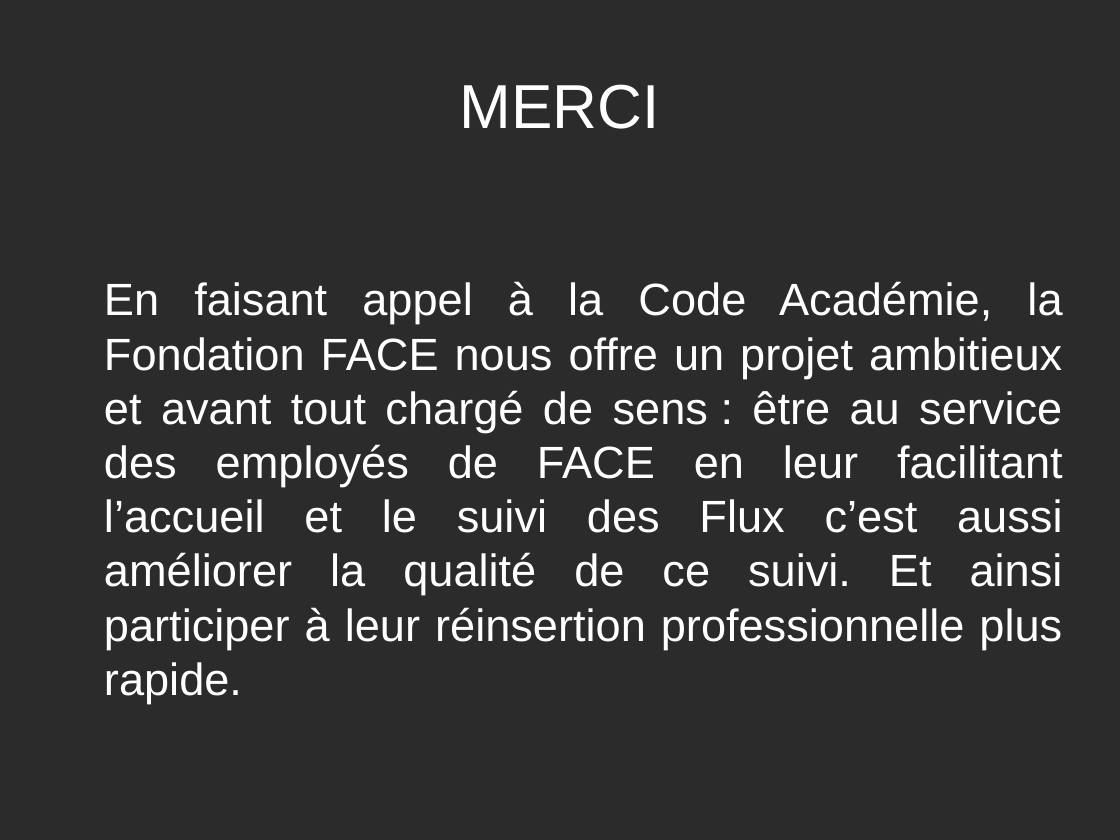
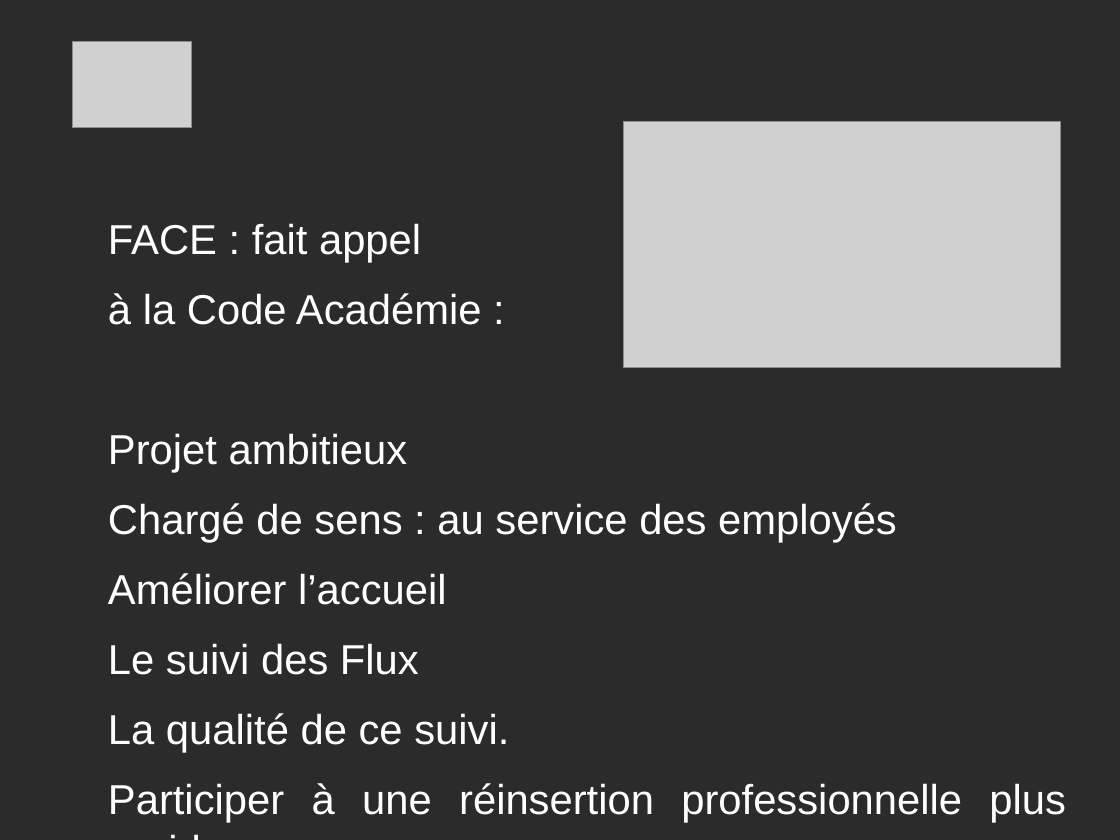
Before and after one commit to PatdeMessac/projets_certif, a slide deck: slide 6 of FACE/Presentation_projet.odp (slide 5 before the commit). Drawn at 1120x840 pixels with LibreOffice and Linux fonts; fonts in the diff are those of the drawing; grey boxes stand for pictures; background and template pictures are left out; a plain dark background stands for a picture behind light text. Boxes give left, top, right and bottom in pixels: in the first picture for what was removed or moved away, otherwise in the second. Text is boxed around its words. In the diff, an @@ line names an element or a change of style, - is before the commit and + after.

Commit message:
ajout image dans presentation ppt

```diff
--- a/FACE/Presentation_projet.odp
+++ b/FACE/Presentation_projet.odp
@@ picture added at bbox=[72, 42, 192, 128] @@
@@ title removed at bbox=[460, 84, 660, 129] @@
-MERCI
@@ picture added at bbox=[624, 122, 1061, 369] @@
@@ text at bbox=[108, 223, 1066, 823]: text changed; size 32 to 29.6 pt @@
-En faisant appel à la Code Académie, la Fondation FACE nous offre un projet ambitieux et avant tout chargé de sens : être au service des employés de FACE en leur facilitant l’accueil et le suivi des Flux c’est aussi améliorer la qualité de ce suivi. Et ainsi participer à leur réinsertion professionnelle plus rapide.
+FACE : fait appel
+à la Code Académie :
+Projet ambitieux
+Chargé de sens : au service des employés
+Améliorer l’accueil
+Le suivi des Flux
+La qualité de ce suivi.
+Participer à une réinsertion professionnelle plus rapide.
```
Also in this commit, not shown: 3 other slides changed, 1 slide added, 7 other files.
